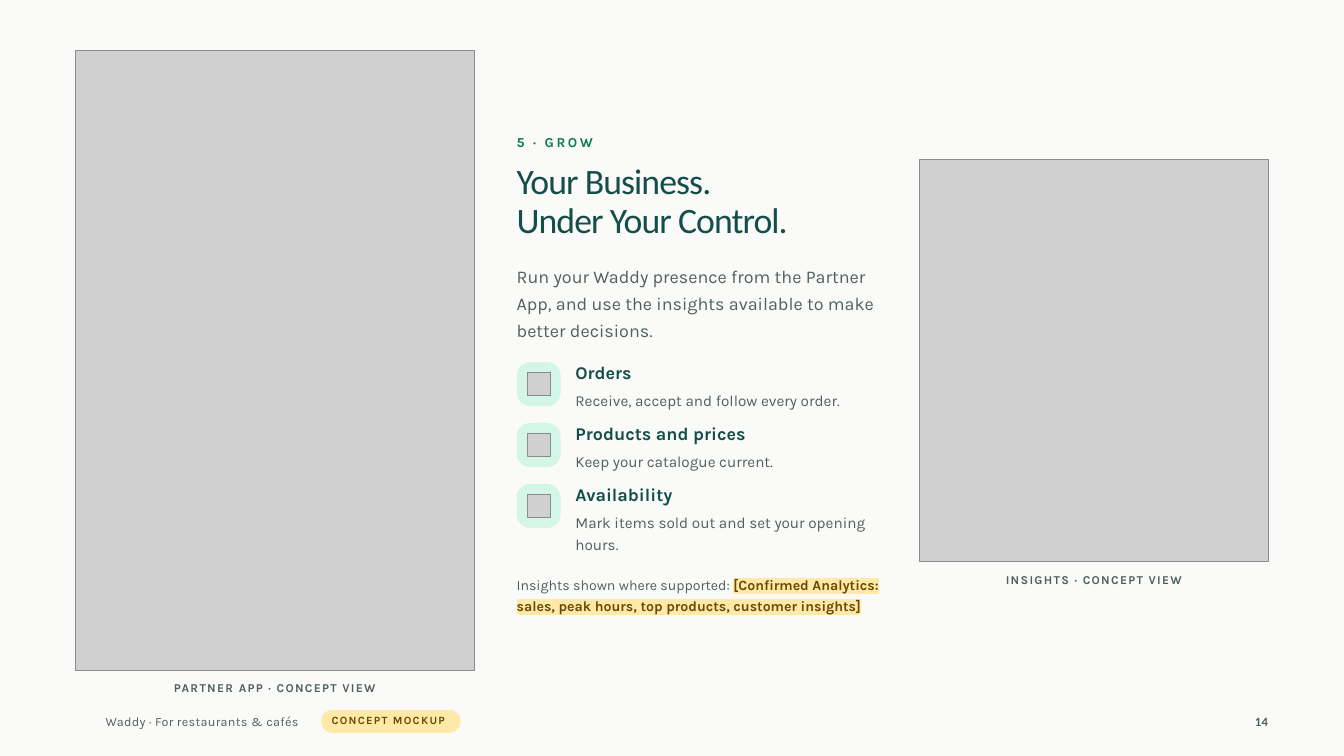
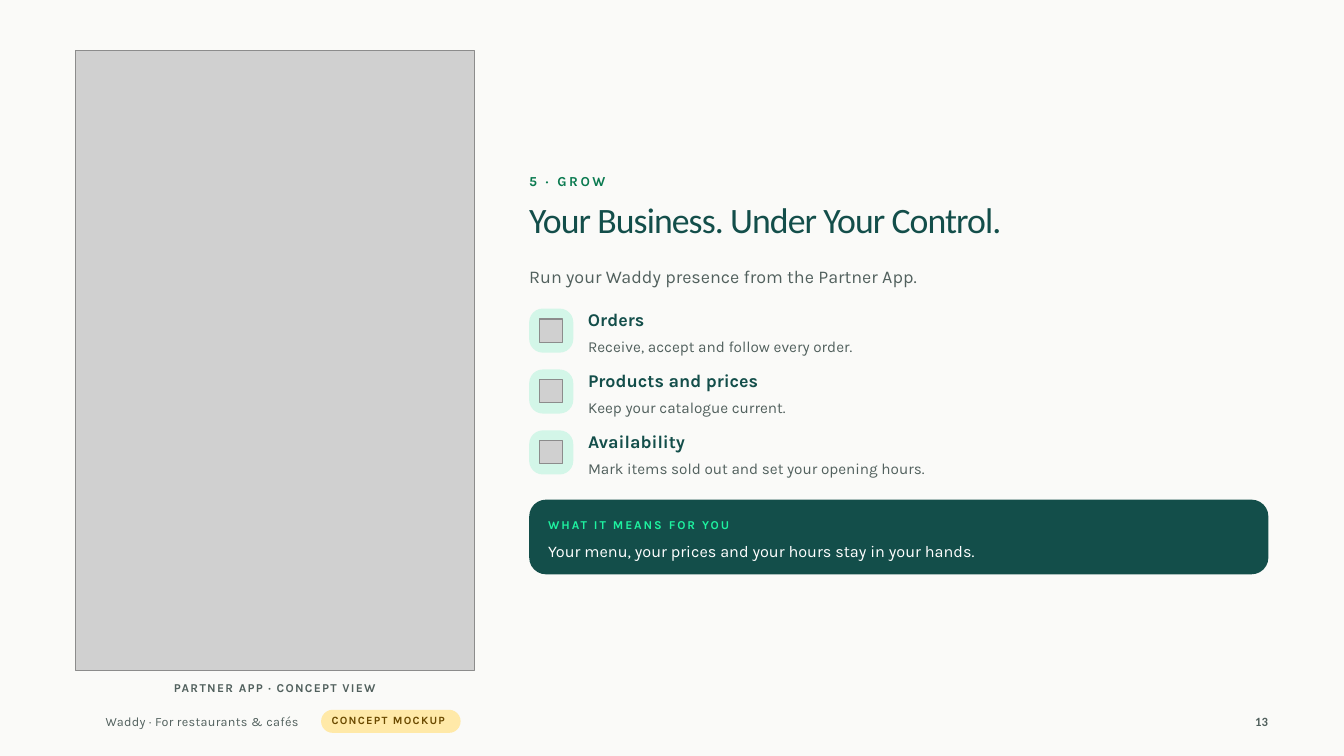
Before and after one commit to Hamdies/waddy_user, a slide deck: slide 13 of marketing/brochure/out/waddy-for-restaurants.pptx (slide 14 before the commit). Drawn at 1344x756 pixels with LibreOffice and Linux fonts; fonts in the diff are those of the drawing; grey boxes stand for pictures; background and template pictures are left out. Boxes give left, top, right and bottom in pixels: in the first picture for what was removed or moved away, otherwise in the second. Text is boxed around its words. In the diff, an @@ line names an element or a change of style, - is before the commit and + after.

```diff
--- a/marketing/brochure/out/waddy-for-restaurants.pptx
+++ b/marketing/brochure/out/waddy-for-restaurants.pptx
@@ text "5 · GROW": place and size @@
-text "5 · GROW" at (517, 138, 593, 147)
+text "5 · GROW" at (529, 177, 605, 186)
@@ picture removed at (920, 159, 1268, 562) @@
@@ text "Your Business. Under Your Control." rewrapped from (517, 169, 788, 234) to (529, 208, 1002, 234) @@
@@ text at (529, 270, 917, 288): text changed @@
-Run your Waddy presence from the Partner App, and use the insights available to make better decisions.
+Run your Waddy presence from the Partner App.
@@ picture added at (539, 320, 563, 343) @@
@@ picture removed at (527, 373, 551, 396) @@
@@ picture added at (539, 380, 563, 403) @@
@@ picture removed at (527, 434, 551, 457) @@
@@ 3 rounded rectangles: place and size @@
-3 rounded rectangles at (516, 362, 561, 528)
+3 rounded rectangles at (529, 309, 574, 475)
@@ picture added at (539, 441, 563, 464) @@
@@ 5 texts: place and size @@
-5 texts at (575, 366, 840, 506)
+5 texts at (588, 313, 852, 453)
@@ text "Mark items sold out and ..." rewrapped from (575, 517, 865, 550) to (588, 463, 924, 478) @@
@@ picture removed at (527, 495, 551, 518) @@
@@ rounded rectangle added at (529, 500, 1268, 575), fill #134E4A @@
@@ text added at (548, 514, 745, 531), 8.6 pt, text #1EF2A0, bold @@
+WHAT IT MEANS FOR YOU
@@ text added at (548, 546, 975, 561), 11.6 pt, text #FFFFFF @@
+Your menu, your prices and your hours stay in your hands.
@@ text removed at (517, 577, 878, 615) @@
-Insights shown where supported: [Confirmed Analytics: sales, peak hours, top products, customer insights]
@@ text removed at (1006, 576, 1182, 584) @@
-INSIGHTS · CONCEPT VIEW
@@ text at (1255, 718, 1268, 726): text changed @@
-14
+13
```
Also in this commit, not shown: 10 other slides changed, 3 slides added, 3 slides removed, 40 other files.
